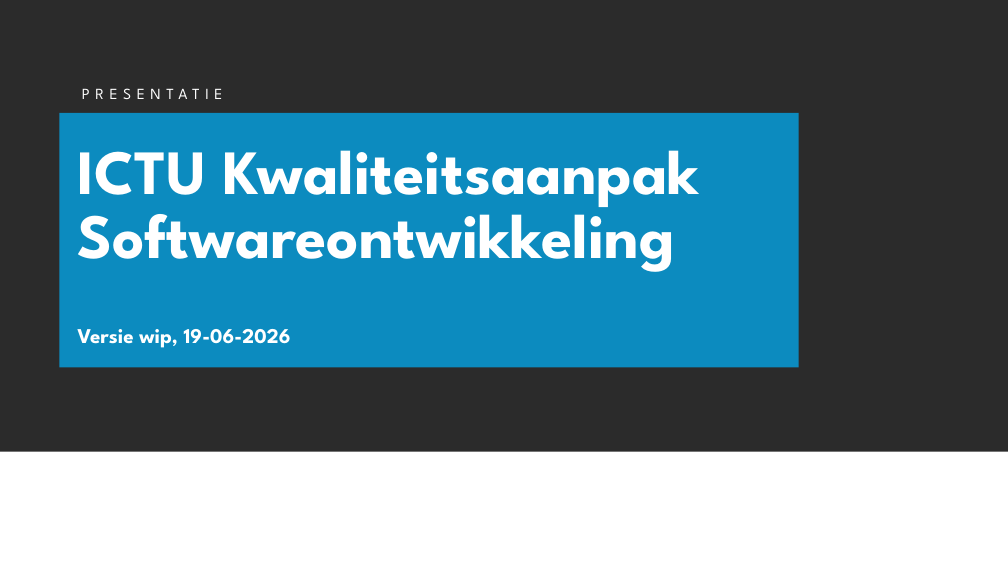
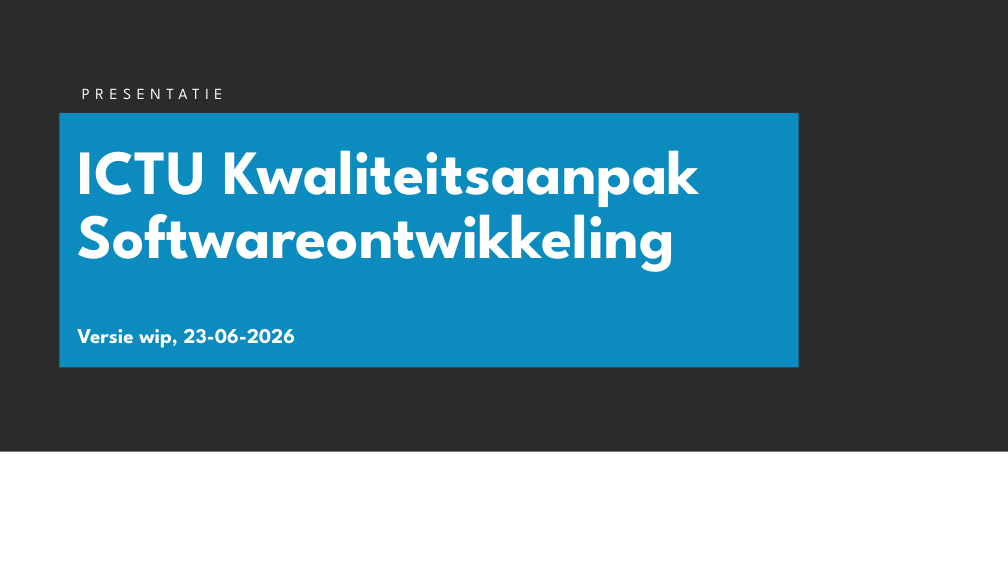
Before and after one commit to ICTU/Kwaliteitsaanpak, a slide deck: slide 1 of docs/wip/ICTU-Kwaliteitsaanpak.pptx. Drawn at 1008x567 pixels with LibreOffice and Linux fonts; fonts in the diff are those of the drawing; background and template pictures are left out; a plain dark background stands for a picture behind light text. Boxes give left, top, right and bottom in pixels: in the first picture for what was removed or moved away, otherwise in the second. Text is boxed around its words. In the diff, an @@ line names an element or a change of style, - is before the commit and + after.

```diff
--- a/docs/wip/ICTU-Kwaliteitsaanpak.pptx
+++ b/docs/wip/ICTU-Kwaliteitsaanpak.pptx
@@ subtitle at bbox=[77, 329, 296, 348]: text changed @@
-Versie wip, 19-06-2026
+Versie wip, 23-06-2026
```
Also in this commit, not shown: 37 other files.
